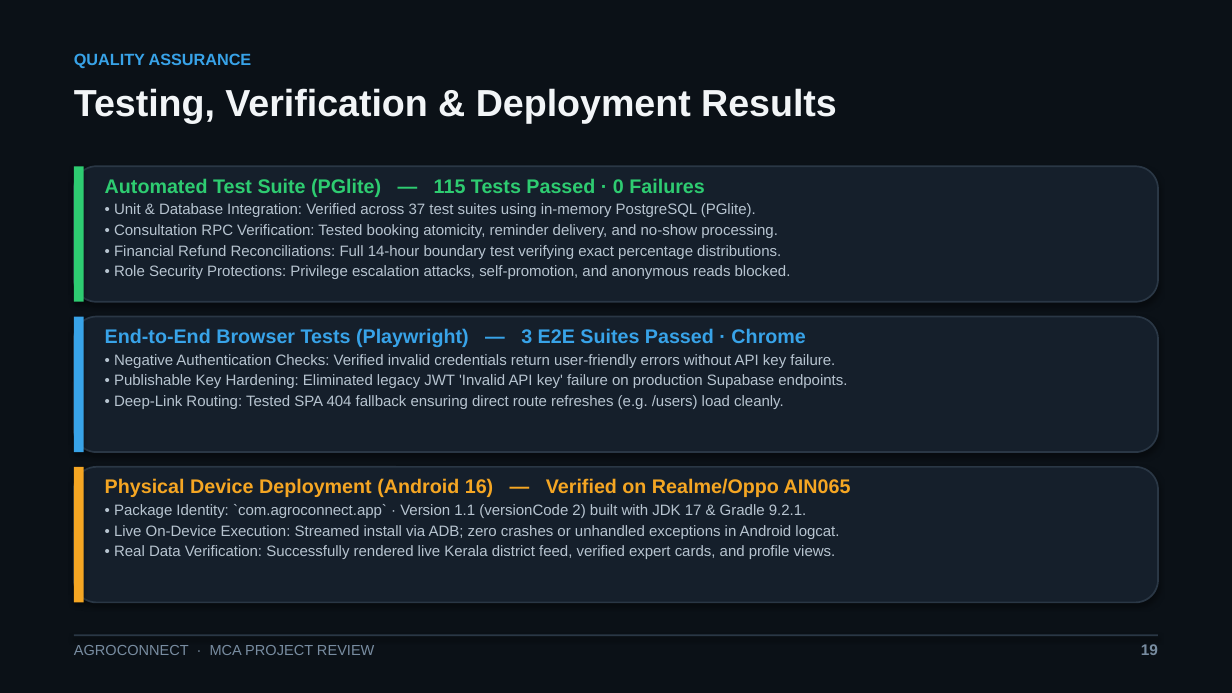
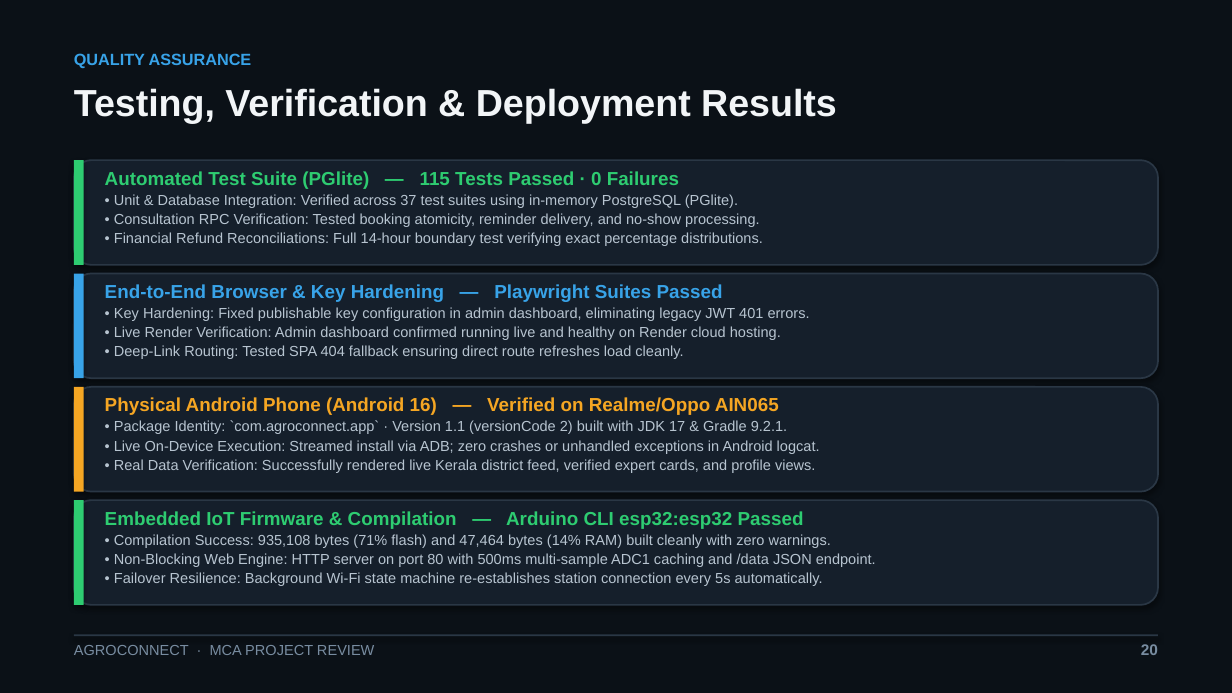
Before and after one commit to princeabrahamshaji2027-ctrl/AgroConnect, a slide deck: slide 20 of AgroConnect_Project_Review.pptx (slide 19 before the commit). Drawn at 1232x693 pixels with LibreOffice and Linux fonts; fonts in the diff are those of the drawing. Boxes give left, top, right and bottom in pixels: in the first picture for what was removed or moved away, otherwise in the second. Text is boxed around its words. In the diff, an @@ line names an element or a change of style, - is before the commit and + after.

```diff
--- a/AgroConnect_Project_Review.pptx
+++ b/AgroConnect_Project_Review.pptx
@@ rounded rectangle: place and size @@
-rounded rectangle at [74,166,1158,302]
+rounded rectangle at [74,160,1158,265]
@@ rectangle: place and size @@
-rectangle at [74,166,84,302]
+rectangle at [74,160,84,265]
@@ text "Automated Test Suite (PGlite) — ...": place and size @@
-text "Automated Test Suite (PGlite) — ..." at [105,178,791,279]
+text "Automated Test Suite (PGlite) — ..." at [105,171,763,246]
@@ text "Automated Test Suite (PGlite) — ..." at [105,171,763,246]: size 11.5 to 11 pt in "Automated Test Suite (PGlite) — 115 Tests ..."; size 8.8 to 8.5 pt in "• Unit & Database Integration: Verified across ...", "• Consultation RPC Verification: Tested booking atomicity, ...", "• Financial Refund Reconciliations: Full 14-hour boundary ..." @@
@@ text at [114,265,791,279]: paragraph removed @@
-• Role Security Protections: Privilege escalation attacks, self-promotion, and anonymous reads blocked.
@@ rounded rectangle: place and size @@
-rounded rectangle at [74,317,1158,452]
+rounded rectangle at [74,274,1158,378]
@@ rectangle: place and size @@
-rectangle at [74,317,84,452]
+rectangle at [74,274,84,378]
@@ text at [105,284,810,359]: text changed; size 8.8 to 8.5 pt @@
-End-to-End Browser Tests (Playwright) — 3 E2E Suites Passed · Chrome
-• Negative Authentication Checks: Verified invalid credentials return user-friendly errors without API key failure.
-• Publishable Key Hardening: Eliminated legacy JWT 'Invalid API key' failure on production Supabase endpoints.
-• Deep-Link Routing: Tested SPA 404 fallback ensuring direct route refreshes (e.g. /users) load cleanly.
+End-to-End Browser & Key Hardening — Playwright Suites Passed
+• Key Hardening: Fixed publishable key configuration in admin dashboard, eliminating legacy JWT 401 errors.
+• Live Render Verification: Admin dashboard confirmed running live and healthy on Render cloud hosting.
+• Deep-Link Routing: Tested SPA 404 fallback ensuring direct route refreshes load cleanly.
@@ rounded rectangle: place and size @@
-rounded rectangle at [74,467,1158,602]
+rounded rectangle at [74,387,1158,492]
@@ rectangle: place and size @@
-rectangle at [74,467,84,602]
+rectangle at [74,387,84,492]
@@ text at [105,397,779,415]: text changed; size 11.5 to 11 pt @@
-Physical Device Deployment (Android 16) — Verified on Realme/Oppo AIN065
+Physical Android Phone (Android 16) — Verified on Realme/Oppo AIN065
@@ text "Physical Android Phone (Android 16) ...": place and size @@
-text "Physical Android Phone (Android 16) ..." at [105,478,851,559]
+text "Physical Android Phone (Android 16) ..." at [105,397,820,473]
@@ text at [114,420,820,473]: size 8.8 to 8.5 pt in "• Package Identity: `com.agroconnect.app` · Version 1.1 ...", "• Live On-Device Execution: Streamed install via ...", "• Real Data Verification: Successfully rendered live ..." @@
@@ rounded rectangle added at [74,500,1158,605], fill #151F2B, outline #2A3745 1 pt @@
@@ rectangle added at [74,500,84,605], fill #2ECC71 @@
@@ text added at [105,511,876,586], 8.5 pt, text #B7C4D0 @@
+Embedded IoT Firmware & Compilation — Arduino CLI esp32:esp32 Passed
+• Compilation Success: 935,108 bytes (71% flash) and 47,464 bytes (14% RAM) built cleanly with zero warnings.
+• Non-Blocking Web Engine: HTTP server on port 80 with 500ms multi-sample ADC1 caching and /data JSON endpoint.
+• Failover Resilience: Background Wi-Fi state machine re-establishes station connection every 5s automatically.
@@ text at [1141,644,1158,655]: text changed @@
-19
+20
```
Also in this commit, not shown: 2 other slides changed, 1 slide added, 19 other files.
